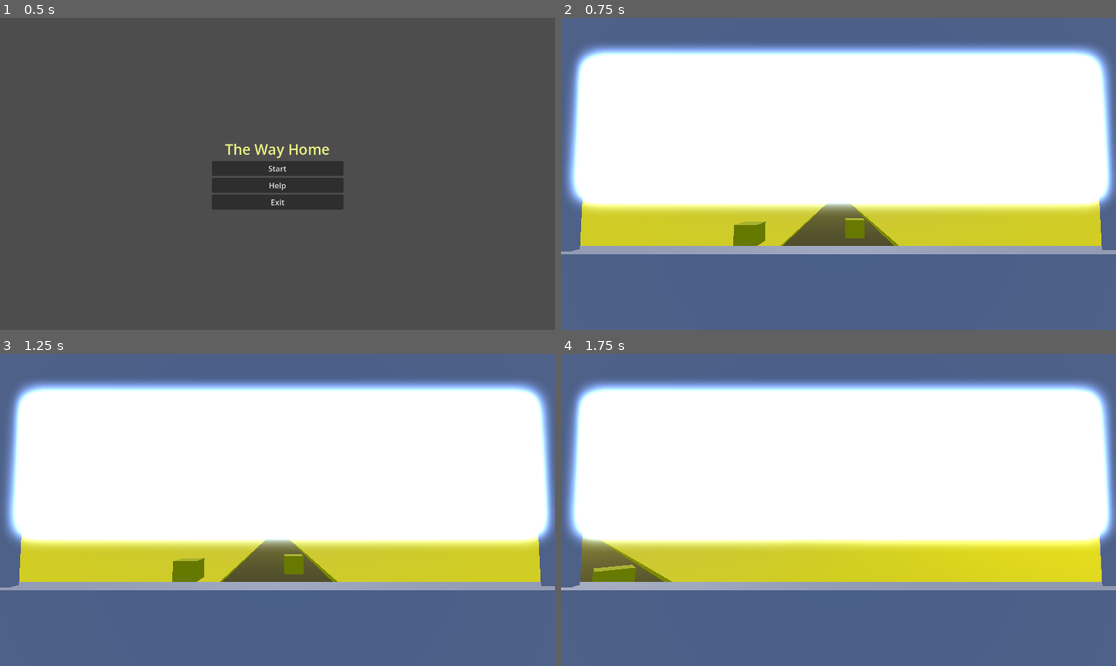
Above: before the commit, frames 1-4 (two rows, left to right).
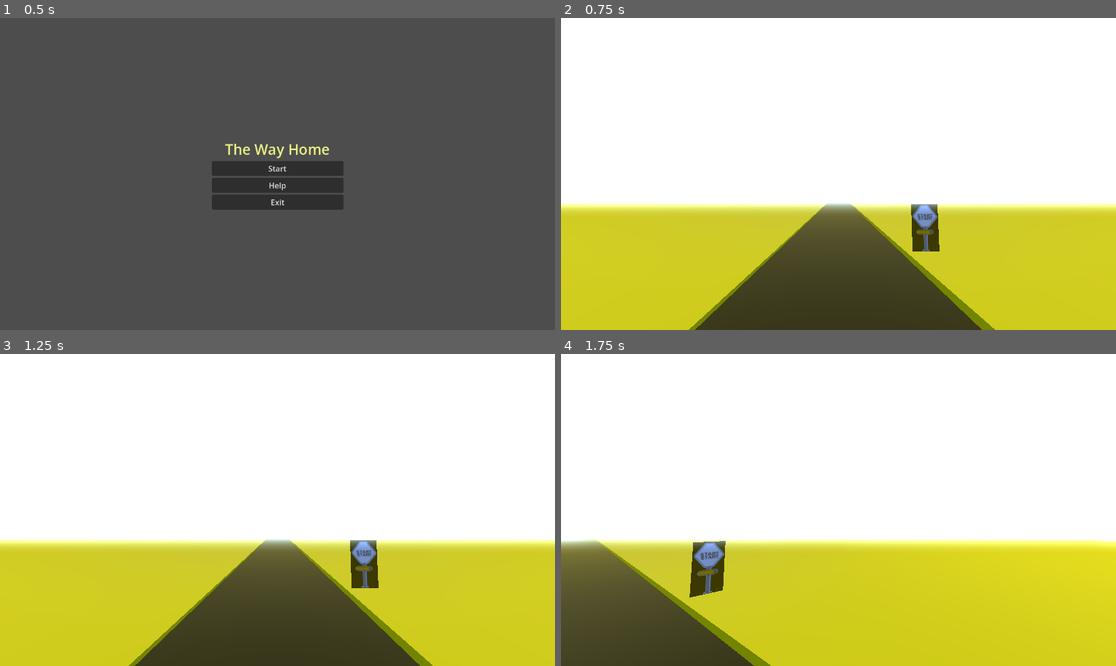
Above: after the commit, the same moments.

Repository: VHSDIR/thewayhome
Game: Godot game, scene res://scenes/main_menu.tscn
Two runs of this game, one before a commit and one after it. Both use one fixed random seed, a clock stepped at 60 frames per second and the inputs below.
Inputs:
- Up to frame 1 (0.5 s): no input
- Up to frame 2 (0.75 s): click "Start" at 0.5 s
- Up to frame 3 (1.25 s): no input
- Up to frame 4 (1.75 s): tap Enter at 1.25 s; hold D (rotate_right) from 1.28 s (still down); hold W (move_front) from 1.28 s (still down)

Frame 1 is identical in both runs. In frame 2, 44% of the frame differs, in the area x 0-100%, y 0-100%; in frame 3, 44%; in frame 4, 44%.

Commit message:
added start sign; leven randomization; separated utils

Diff:
--- a/src/scenes/main.tscn
+++ b/src/scenes/main.tscn
@@ -1,8 +1,15 @@
-[gd_scene load_steps=5 format=3 uid="uid://0fje57i0c0sj"]
+[gd_scene load_steps=9 format=3 uid="uid://0fje57i0c0sj"]
 
 [ext_resource type="PackedScene" uid="uid://d26te0gv7khjd" path="res://scenes/block.tscn" id="1_w5kyn"]
+[ext_resource type="Script" path="res://scripts/level.gd" id="1_wyd1u"]
 [ext_resource type="PackedScene" uid="uid://cs8f1p76tn61f" path="res://scenes/player.tscn" id="2_4guff"]
+[ext_resource type="Texture2D" uid="uid://r5jx48b6csbm" path="res://assets/start-sign.png" id="3_u4t5u"]
 [ext_resource type="PackedScene" uid="uid://d2754k6brsb7x" path="res://scenes/terrain.tscn" id="3_x3jfn"]
+
+[sub_resource type="StandardMaterial3D" id="StandardMaterial3D_x3bfm"]
+albedo_texture = ExtResource("3_u4t5u")
+
+[sub_resource type="QuadMesh" id="QuadMesh_sbpwy"]
 
 [sub_resource type="Environment" id="Environment_d8eq5"]
 background_mode = 1
@@ -16,12 +23,21 @@
 [node name="Main" type="Node3D"]
 
 [node name="Level" type="Node3D" parent="."]
+script = ExtResource("1_wyd1u")
 
-[node name="Block" parent="Level" instance=ExtResource("1_w5kyn")]
-transform = Transform3D(1, 0, 0, 0, 1, 0, 0, 0, 1, -0.8805, 0.935375, 12.0031)
+[node name="ObstaclesHolder" type="Node3D" parent="Level"]
+transform = Transform3D(1, 0, 0, 0, 1, 0, 0, 0, 1, 0, 0, 50)
 
-[node name="Block2" parent="Level" instance=ExtResource("1_w5kyn")]
+[node name="Obstacle01" parent="Level/ObstaclesHolder" instance=ExtResource("1_w5kyn")]
+transform = Transform3D(1, 0, 0, 0, 1, 0, 0, 0, 1, -1.75179, 0.935375, 12.0031)
+
+[node name="Obstacle02" parent="Level/ObstaclesHolder" instance=ExtResource("1_w5kyn")]
 transform = Transform3D(1, 0, 0, 0, 1, 0, 0, 0, 1, 4, 0.993688, 10)
+
+[node name="StartSign" type="MeshInstance3D" parent="Level/ObstaclesHolder"]
+transform = Transform3D(-1, 0, -8.74228e-08, 0, 1.75873, 0, 8.74228e-08, 0, -1, -3.25341, 1.56493, -41.6419)
+material_override = SubResource("StandardMaterial3D_x3bfm")
+mesh = SubResource("QuadMesh_sbpwy")
 
 [node name="DirectionalLight3D" type="DirectionalLight3D" parent="Level"]
 transform = Transform3D(1, 0, 0, 0, 0.707107, 0.707107, 0, -0.707107, 0.707107, 0, 26.4884, 39.4248)
@@ -31,5 +47,6 @@
 
 [node name="Terrain" parent="Level" instance=ExtResource("3_x3jfn")]
 
-[node name="Player" parent="." instance=ExtResource("2_4guff")]
-transform = Transform3D(1, 0, 0, 0, 1, 0, 0, 0, 1, 0, 0, 0)
+[node name="Player" parent="Level" instance=ExtResource("2_4guff")]
+
+[connection signal="custom_position_reseted" from="Level/Player" to="Level" method="_on_player_custom_position_reseted"]
--- a/src/scenes/player.tscn
+++ b/src/scenes/player.tscn
@@ -1,48 +1,21 @@
-[gd_scene load_steps=4 format=3 uid="uid://cs8f1p76tn61f"]
+[gd_scene load_steps=3 format=3 uid="uid://cs8f1p76tn61f"]
 
 [ext_resource type="Script" path="res://scripts/player.gd" id="1_cm6tq"]
 
-[sub_resource type="BoxMesh" id="BoxMesh_5ekr0"]
-
 [sub_resource type="BoxShape3D" id="BoxShape3D_kfv1j"]
 
-[node name="Player" type="Node3D"]
-
-[node name="CharacterBody3D" type="CharacterBody3D" parent="."]
-transform = Transform3D(1, 0, 0, 0, 1, 0, 0, 0, 1, 0, 1, 0.57453)
+[node name="Player" type="CharacterBody3D"]
 script = ExtResource("1_cm6tq")
 
-[node name="Camera3D" type="Camera3D" parent="CharacterBody3D"]
-transform = Transform3D(-1, 8.013e-09, 8.70548e-08, 0, 0.99579, -0.091658, -8.74228e-08, -0.091658, -0.99579, 0, 2, 0)
+[node name="Camera3D" type="Camera3D" parent="."]
+transform = Transform3D(-1, 8.013e-09, 8.70548e-08, 0, 0.995791, -0.0916581, -8.74228e-08, -0.0916581, -0.995791, 0, 3, 0.57453)
+current = true
 
-[node name="Bus" type="CharacterBody3D" parent="CharacterBody3D/Camera3D"]
-transform = Transform3D(-1, 7.69764e-16, 8.74228e-08, -3.50386e-09, 0.999196, -0.0400795, -8.73525e-08, -0.0400795, -0.999196, -5.0227e-08, -2.73983, 0.463932)
-
-[node name="MeshInstance3D" type="MeshInstance3D" parent="CharacterBody3D/Camera3D/Bus"]
-transform = Transform3D(10.1785, 0, 0, 0, 5.47308, 0, 0, 0, 0.260503, 0, 6.86, 2.5)
-mesh = SubResource("BoxMesh_5ekr0")
-skeleton = NodePath("")
-
-[node name="MeshInstance3D2" type="MeshInstance3D" parent="CharacterBody3D/Camera3D/Bus"]
-transform = Transform3D(10.1785, 0, 0, 0, 5.47308, 0, 0, 0, 0.260503, 0, -0.687, 2.5)
-mesh = SubResource("BoxMesh_5ekr0")
-skeleton = NodePath("")
-
-[node name="MeshInstance3D3" type="MeshInstance3D" parent="CharacterBody3D/Camera3D/Bus"]
-transform = Transform3D(2.12286, 0, 0, 0, 29.9546, 0, 0, 0, 0.0678616, 3.79685, 6.038, 2.5)
-mesh = SubResource("BoxMesh_5ekr0")
-skeleton = NodePath("")
-
-[node name="MeshInstance3D4" type="MeshInstance3D" parent="CharacterBody3D/Camera3D/Bus"]
-transform = Transform3D(4.507, 0, 0, 0, 10, 0, 0, 0, 0.005, -5, 3.761, 2.5)
-mesh = SubResource("BoxMesh_5ekr0")
-skeleton = NodePath("")
-
-[node name="CollisionShape3D" type="CollisionShape3D" parent="CharacterBody3D"]
-transform = Transform3D(1, 0, 0, 0, 1, 0, 0, 0, 1, 0, 1, 0)
+[node name="CollisionShape3D" type="CollisionShape3D" parent="."]
+transform = Transform3D(1, 0, 0, 0, 1, 0, 0, 0, 1, 0, 2, 0.57453)
 shape = SubResource("BoxShape3D_kfv1j")
 
-[node name="Control" type="Control" parent="CharacterBody3D"]
+[node name="Control" type="Control" parent="."]
 layout_mode = 3
 anchors_preset = 0
 offset_left = 303.0
@@ -50,7 +23,7 @@
 offset_right = 609.0
 offset_bottom = 314.0
 
-[node name="SpeedMeter" type="Label" parent="CharacterBody3D/Control"]
+[node name="SpeedMeter" type="Label" parent="Control"]
 layout_mode = 1
 offset_left = 612.0
 offset_top = 778.0
@@ -61,7 +34,7 @@
 horizontal_alignment = 1
 vertical_alignment = 1
 
-[node name="FPS" type="Label" parent="CharacterBody3D/Control"]
+[node name="FPS" type="Label" parent="Control"]
 layout_mode = 0
 offset_left = -297.0
 offset_top = -191.0
@@ -71,7 +44,7 @@
 text = "FPS: 0"
 vertical_alignment = 1
 
-[node name="CurrentZ" type="Label" parent="CharacterBody3D/Control"]
+[node name="CurrentZ" type="Label" parent="Control"]
 layout_mode = 0
 offset_left = -285.0
 offset_top = -124.0
@@ -80,5 +53,3 @@
 theme_override_font_sizes/font_size = 40
 text = "0"
 vertical_alignment = 1
-
-[node name="Node3D" type="Node3D" parent="."]
--- /dev/null
+++ b/src/scripts/level.gd
@@ -0,0 +1,14 @@
+extends Node3D
+
+var utils = preload("res://scripts/utils.gd")
+
+func _ready():
+	pass # Replace with function body.
+
+func _process(delta):
+	pass
+
+func _on_player_custom_position_reseted():
+	$ObstaclesHolder/Obstacle01.position.x = utils.get_random_value(5)
+	$ObstaclesHolder/Obstacle02.position.x = utils.get_random_value(5)
+	$ObstaclesHolder/StartSign.scale = Vector3.ZERO
--- a/src/scripts/player.gd
+++ b/src/scripts/player.gd
@@ -1,21 +1,21 @@
 class_name player
 extends CharacterBody3D
+
+var utils = preload("res://scripts/utils.gd")
+
 var CURRENT_SPEED = 0
 const MAX_SPEED = 10.0
 const ROTATION_SPEED = 2.0
-const LOOPING_DISTANCE = 300
+const LOOPING_DISTANCE = 70
 var PREVIOUS_POSITION: Vector3
 var ui_visible = false
+signal custom_position_reseted;
+
 @export var camera_node: Node3D
 func _ready():
 	$Control/SpeedMeter.visible = false
 	$Control/FPS.visible = false
 	$Control/CurrentZ.visible = false
-func float_to_speed(value: float) -> String:
-	return "%0.1f" % value
-func get_speed_color(speed: float) -> Color:
-	var t = speed / MAX_SPEED
-	return Color(1, 1 - t, 1 - t)
 func toggle_ui_visibility():
 	ui_visible = not ui_visible
 	$Control/SpeedMeter.visible = ui_visible
@@ -54,11 +54,12 @@
 	var distance = position.distance_to(PREVIOUS_POSITION)
 	var speed = distance / delta
 	PREVIOUS_POSITION = position
-	$Control/SpeedMeter.text = float_to_speed(speed)
-	$Control/SpeedMeter.modulate = get_speed_color(CURRENT_SPEED)
+	$Control/SpeedMeter.text = utils.float_to_speed(speed)
+	$Control/SpeedMeter.modulate = utils.get_speed_color(CURRENT_SPEED, MAX_SPEED)
 	var fps = Engine.get_frames_per_second()
 	$Control/FPS.text = "FPS: %d" % fps
 	$Control/CurrentZ.text = "Z: %d" % position.z
 	if position.z > LOOPING_DISTANCE:
 		position.z = -LOOPING_DISTANCE
+		custom_position_reseted.emit()
 	move_and_slide()
--- /dev/null
+++ b/src/scripts/utils.gd
@@ -0,0 +1,11 @@
+extends Node
+
+static func get_random_value(range_value: float) -> float:
+	return randf_range(-range_value, range_value)
+
+static func float_to_speed(value: float) -> String:
+	return "%0.1f" % value
+
+static func get_speed_color(speed: float, MAX_SPEED: float) -> Color:
+	var t = speed / MAX_SPEED
+	return Color(1, 1 - t, 1 - t)
Binary file added: src/assets/start-sign.png
Not shown, added: src/assets/start-sign.png.import
